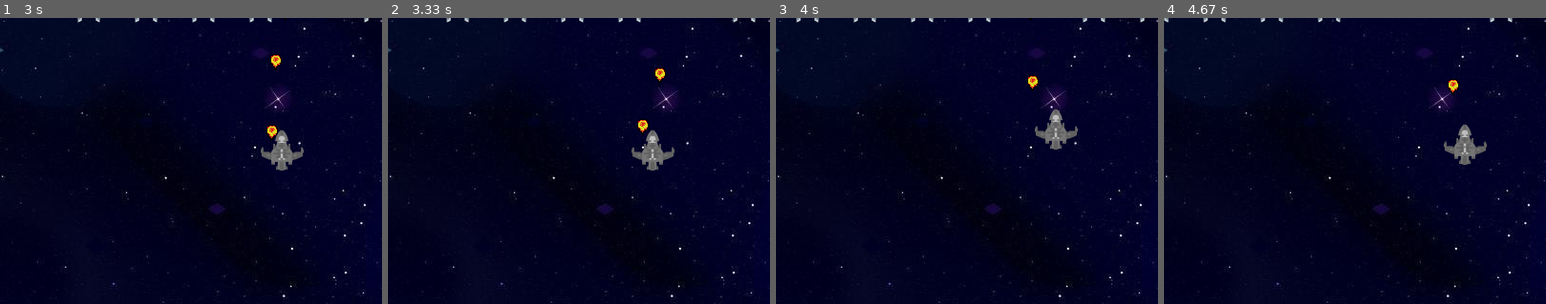
Above: before the commit, frames 1-4 (left to right).
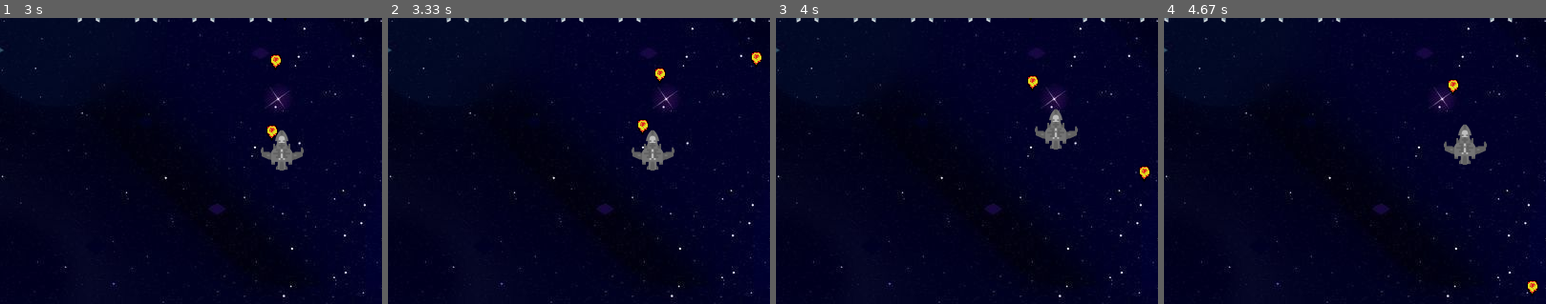
Above: after the commit, the same moments.

Repository: freddyB19/space-invaders-pygame
Game: pygame game, started from main.py
The game is run twice, just before and just after one commit, with the same random seed, the same clock (stepped at 60 frames per second) and the same inputs.
Inputs:
- Up to frame 1 (3 s): tap Space at 0.33, 0.73, 1.03, 1.23, 1.57, 1.87, 2.07, 2.37, 2.63, 2.97 s; hold Right 0.67-1.13 s; hold Up 1.17-1.47 s; hold Right 1.5-1.97 s; hold Left 2-2.53 s; hold Down 2.57-2.87 s; hold Left from 2.9 s (still down)
- Up to frame 2 (3.33 s): tap Space at 3.27 s; release Left at 3.3 s
- Up to frame 3 (4 s): hold Up 3.33-3.7 s; tap Space at 3.4, 3.8 s; hold Right from 3.73 s (still down)
- Up to frame 4 (4.67 s): tap Space at 4.1, 4.47 s; release Right at 4.37 s; hold Down from 4.4 s (still down)
The pictures show only the part of the screen within x 18-68%, y 47-97%; the shares and areas given below are measured in that part.

Frame 1 is identical in both runs. In frame 2, 0.1% of the frame differs, in the area x 95-98%, y 11-18%; in frame 3, 0.1%; in frame 4, 0.1%.

Commit message:
feat(core): implementando nuevo sistema de disparos del enemigo
Este nuevo sistema solo contempla a las naves alienígenas, ya que más
adelante se tiene planeado incorporar jefes por cada nivel

Diff:
--- a/src/characters/bullet/bullet.py
+++ b/src/characters/bullet/bullet.py
@@ -2,8 +2,11 @@
 
 import pygame
 
-Position = Iterator[int | float]
-Image = pygame.surface.Surface
+from src.characters.interfaces import (
+	Image,
+	Position,
+	IBullectAction
+)
 
 
 class Bullet:
@@ -16,31 +19,26 @@
 
 		self.rect_position = pygame.Rect(position, self.size)
 
-	def change_status(self):
+	def change_status(self) -> None:
 		self.status = not self.status
-
-	def set_position_y(self, value: int | float) -> None:
-		self.rect_position.y = value
 
 	def set_position(self, position: Position) -> None:
 		self.rect_position.x = position[0]
 		self.rect_position.y = position[1]
 
-	def get_position(self) -> tuple[int]:
+	def get_position(self) -> Position:
 		return (self.rect_position.x, self.rect_position.y)
 
-	def valid_position_limit(self):
-		TOP_SCREEN = 0
-		return self.rect_position.y > TOP_SCREEN
-
-	def move(self) -> bool:
-		if not self.valid_position_limit():
+	def move(self, bullect_action: IBullectAction) -> bool:
+		if not bullect_action.valid_position_limit(position = self.rect_position):
 			return False
 
-		self.set_position_y(value = self.rect_position.y - self.speed)
+		self.rect_position = bullect_action.set_position(
+			position = self.rect_position,
+			speed = self.speed
+		)
 		return True
 
-
-	def draw(self, screen: Image):
+	def draw(self, screen: Image) -> None:
 		if self.status:
 			screen.blit(self.image, self.get_position())
--- a/src/characters/enemy/enemy.py
+++ b/src/characters/enemy/enemy.py
@@ -1,4 +1,4 @@
-from typing import Iterator, Literal
+from typing import Iterator
 from dataclasses import dataclass
 
 import pygame
@@ -10,18 +10,30 @@
 	move_character_x,
 	move_character_y
 )
+from src.characters.interfaces import (
+	IEvent,
+	IAlien,
+	IBullet,
+	ICharacter,
+	IBullectAction,
+	Rect,
+	Size,
+	Image,
+	Speed,
+	Position,
+)
 
-Position = Iterator[int | float]
-SIZE = Iterator[int | float]
-Image = pygame.surface.Surface
 
 @dataclass
 class AlienLimits:
 	right: int
 	left: int
 
+
+
+
 class MoveAlien:
-	def __init__(self, position: Position, size_alien: SIZE, screen_size: SIZE) -> None:
+	def __init__(self, position: Position, size_alien: Size, screen_size: Size) -> None:
 
 		self._position = pygame.Rect(position, size_alien)
 		self._width = size_alien[0]
@@ -71,13 +83,14 @@
 
 
 class Alien:
-	def __init__(self, position: Position, img: Image, screen_size: SIZE) -> None:
+	def __init__(self, position: Position, img: Image, screen_size: Size) -> None:
 		self.image = img
 		self.mask = pygame.mask.from_surface(self.image)
 		self.height =  self.image.get_height()
 		self.width = self.image.get_width()
 		self.size = self.image.get_size()
 		self.alive = True
+		self.bullets = []
 
 		self.position = MoveAlien(
 			position = position,
@@ -85,13 +98,13 @@
 			screen_size = screen_size
 		)
 
-	def is_alive(self):
+	def is_alive(self) -> None:
 		return self.alive
 
-	def dead(self):
+	def dead(self) -> None:
 		self.alive = False
 
-	def collision(self, character, event) -> bool:
+	def collision(self, character: ICharacter, event: IEvent) -> bool:
 		position = self.position.get_position()
 
 		collision = (position[0] - character.position[0], position[1] - character.position[1])
@@ -103,20 +116,20 @@
 
 		return False
 
-	def move_x(self):
+	def move_x(self) -> None:
 		self.position.changing_position_x()
 
-	def move_y(self):
+	def move_y(self) -> None:
 		self.position.change_direction()
 		self.position.changing_position_y()
 
-	def draw(self, screen):
+	def draw(self, screen: Image):
 		screen.blit(self.image, self.position.get_position())
 
 	def __repr__(self):
-		return f"Alien(alive = {self.is_alive()}, position = {self.position.get_position()})"
+		return f"Alien(alive = {self.is_alive()}, position = {self.position.get_position()}, bullets = {len(self.bullets)})"
 
-def create_aliens(image: Image, screen_size: Iterator[int]) -> list[Alien]:
+def create_aliens(image: Image, screen_size: Size) -> list[IAlien]:
 	aliens:list[Alien] = []
 	total_rows = 5
 	total_columns = 10
@@ -140,7 +153,8 @@
 
 	return aliens
 
-def draw_aliens(aliens: list[Alien], image: Image, screen) -> None:
+
+def draw_aliens(aliens: list[IAlien], image: Image, screen: Image) -> None:
 	valid_alien = []
 	for alien in aliens:
 		if alien.is_alive():
--- /dev/null
+++ b/src/characters/enemy/managers/__init__.py
@@ -0,0 +1 @@
+from .shooting_system import *
--- /dev/null
+++ b/src/characters/enemy/managers/shooting_system.py
@@ -0,0 +1,144 @@
+import math, random
+from typing import Iterator
+from dataclasses import dataclass
+
+import pygame
+
+from src.core.pools.bullet_pool import BulletPool
+
+from src.characters.enemy.enemy import create_aliens
+from src.characters.interfaces import (
+	Size,
+	Image,
+	Rect,
+	Speed,
+	Position,
+	IAlien,
+	IBullet,
+
+	IBullectAction
+)
+
+
+Time = float | int
+
+"""
+	Esta solución para elegir las naves enemigas que disparán,
+	representa una solución momentanea, ya que aun así suelo encontrar
+	ciertos fallos al elegir que nave debe hacer el disparo.
+	Más adelante será cambiado por una solución de la cual me encuentro
+	trabajando.
+"""
+def distance_between(position_1: Iterator[Position], position_2: Iterator[Position]) -> Position:
+	return math.sqrt(
+		((position_1[0] - position_2[0]) ** 2) +
+		((position_1[1] - position_2[1]) ** 2)
+	)
+
+
+def enemy_shoot(aliens: list[IAlien], position_ship: Iterator[Position]) -> Iterator[Position]:
+
+	p1 = 0
+	p2 = len(aliens) - 1
+
+	min_distance = 1_000_000_000
+	positions_shoot = []
+
+
+	for _ in aliens:
+		alien_1 = aliens[p1]
+		alien_2 = aliens[p2]
+
+		distance_alien_1 = distance_between(alien_1.position.get_position(), position_ship)
+		distance_alien_2 = distance_between(alien_2.position.get_position(), position_ship)
+
+		distance = min(distance_alien_1, distance_alien_2)
+
+		if distance <= min_distance:
+			positions_shoot.append(
+				alien_1.position.get_position()
+				if  distance_alien_1 == distance
+				else alien_2.position.get_position()
+			)
+			min_distance = distance
+
+		p1 += 1
+		p2 -= 1
+
+	return random.choice(positions_shoot[-3:]) if positions_shoot else ()
+
+
+class EnemySimpleBullet(IBullectAction):
+	def __init__(self, limit_x: int = None, limit_y: int = None) -> None:
+		self.limit_x = limit_x
+		self.limit_y = limit_y
+
+	def valid_position_limit(self, position: Rect) -> bool:
+		return position.y < self.limit_y
+
+	def set_position(self, position: Rect, speed: Speed) -> Rect:
+		new_position = position.copy()
+		new_position.y += speed
+		return new_position
+
+
+class ShootFrequencyTime:
+	def __init__(self, last_shoot_time: Time = 0, shoot_freq: Time = 200) -> None:
+		self._last_shoot_time = last_shoot_time
+		self._shoot_freq = shoot_freq
+
+	def _set_last_shoot_time(self, time: Time) -> None:
+		self._last_shoot_time = time
+
+	def can_shoot(self, time: Time) -> bool:
+		if time > self._last_shoot_time + self._shoot_freq:
+			self._set_last_shoot_time(time = time)
+			return True
+		return False
+
+
+WITHOUT_BULLETS = 0
+
+class AlienShootingSystem:
+	def __init__(self, level: int, bullet_img: Image) -> None:
+		self.bullet_pool = BulletPool(size  = 200, bullet_img = bullet_img)
+		self.simple_alien = ShootFrequencyTime(shoot_freq = 3000)
+		self.alien_bullets = []
+
+	def _can_alien_shoot(self, time: Time) -> bool:
+		return self.simple_alien.can_shoot(time)
+
+	def _load_bullet(self, position: Position) -> None:
+		bullet = self.bullet_pool.get()
+		bullet.set_position(position = position)
+		self.alien_bullets.append(bullet)
+
+	def _set_bullets(self, bullets: list[IBullet]) -> None:
+		self.alien_bullets = bullets
+
+	def has_bullets(self) -> bool:
+		return len(self.alien_bullets) > WITHOUT_BULLETS
+
+	def get_bullets(self) -> list[IBullet]:
+		return self.alien_bullets.copy()
+
+	def clean_weapon(self, index_bullets: list[IBullet]) -> None:
+		if not index_bullets:
+			return
+
+		new_bullets = [bullet for index, bullet in enumerate(self.alien_bullets) if index not in index_bullets]
+
+		self._set_bullets(new_bullets.copy())
+
+	def alien_shoot(self, aliens: list[IAlien], ship_position: Position) -> Position:
+		time = pygame.time.get_ticks()
+
+		if self._can_alien_shoot(time = time) and aliens:
+			alien_position = enemy_shoot(aliens, ship_position)
+			self._load_bullet(position = alien_position)
+
+
+__all__ = [
+	"AlienShootingSystem",
+	"EnemySimpleBullet"
+]
--- /dev/null
+++ b/src/characters/interfaces/__init__.py
@@ -0,0 +1 @@
+from .interfaces import *
--- /dev/null
+++ b/src/characters/interfaces/interfaces.py
@@ -0,0 +1,115 @@
+from typing import Protocol, Iterator, Any
+
+import pygame
+
+Rect = pygame.Rect
+Speed = int | float
+Image = pygame.surface.Surface
+Mask = pygame.mask.Mask
+Position = Iterator[int | float]
+Size = Iterator[int | float]
+
+class ICharacter(Protocol):
+	mask: Mask
+	position: Position
+
+class IEvent(Protocol):
+	event_type: str
+	data: dict[str, Any]
+
+error_message = 'Debe implementar el método:'
+
+
+class IBullectAction(Protocol):
+	ERROR = f'[IBullectAction], {error_message}'
+
+	def valid_position_limit(position: Rect) -> bool:
+		raise NotImplementedError(f'{ERROR} "valid_position_limit"')
+
+	def set_position(position: Rect, speed: Speed) -> Rect:
+		raise NotImplementedError(f'{ERROR} "set_position"')
+
+
+class IBullet:
+	ERROR = f'[Bullet], {error_message}'
+
+	def change_status(self):
+		raise NotImplementedError(f'{ERROR} "valid_position_limit"')
+
+	def set_position_y(self, value: Position) -> None:
+		raise NotImplementedError(f'{ERROR} "valid_position_limit"')
+
+	def set_position(self, position: Iterator[Position]) -> None:
+		raise NotImplementedError(f'{ERROR} "set_position"')
+
+	def get_position(self) -> Iterator[Position]:
+		raise NotImplementedError(f'{ERROR} "get_position"')
+
+	def move(self, bullect_action: IBullectAction) -> bool:
+		raise NotImplementedError(f'{ERROR} "move"')
+
+	def draw(self, screen: Image) -> None:
+		raise NotImplementedError(f'{ERROR} "draw"')
+
+
+class IAlien:
+	ERROR = f'[Alien], {error_message}'
+
+	def is_alive(self) -> bool:
+		raise NotImplementedError(f'{ERROR} "is_alive"')
+
+	def dead(self) -> None:
+		raise NotImplementedError(f'{ERROR} "dead"')
+
+	def collision(self, character: ICharacter, event: IEvent) -> bool:
+		raise NotImplementedError(f'{ERROR} "collision"')
+
+	def move_x(self) -> None:
+		raise NotImplementedError(f'{ERROR} "move_x"')
+
+	def move_y(self) -> None:
+		raise NotImplementedError(f'{ERROR} "move_y"')
+
+	def shoot(self, bullet: IBullet) -> None:
+		raise NotImplementedError(f'{ERROR} "shoot"')
+
+	def draw(self, screen: Image) -> None:
+		raise NotImplementedError(f'{ERROR} "draw"')
+
+
+class IShip:
+	ERROR = f'[Ship], {error_message}'
+
+	def total_lives(self) -> int:
+		raise NotImplementedError(f'{ERROR} "draw"')
+
+
+	def move(self, direction: str) -> None:
+		raise NotImplementedError(f'{ERROR} "move"')
+
+
+	def collision(self, character: ICharacter, event: IEvent) -> bool:
+		raise NotImplementedError(f'{ERROR} "move"')
+
+
+	def shoot(self, time_shoot: float, bullet: IBullet) -> None:
+		raise NotImplementedError(f'{ERROR} "shoot"')
+
+	def draw(self, screen: Image) -> None:
+		raise NotImplementedError(f'{ERROR} "shoot"')
+
+
+__all__ = [
+	"IBullet",
+	"IShip",
+	"IAlien",
+	"IEvent",
+	"ICharacter",
+	"IBullectAction",
+	"Rect",
+	"Speed",
+	"Image",
+	"Mask",
+	"Position",
+	"Size"
+]
--- a/src/characters/ship/ship.py
+++ b/src/characters/ship/ship.py
@@ -9,12 +9,34 @@
 	move_character_x,
 	move_character_y
 )
-from src.characters.bullet.bullet import Bullet
+from src.characters.interfaces import (
+	IEvent,
+	IBullet,
+	ICharacter,
+	IBullectAction,
+	Rect,
+	Size,
+	Image,
+	Position
+)
 
-Position = Iterator[int | float]
-SIZE = Iterator[int | float]
-Image = pygame.surface.Surface
 
+Width = int | float
+Height = int | float
+
+
+class ShipSimpleBullet(IBullectAction):
+	def __init__(self, limit_x: int = None, limit_y: int = None) -> None:
+		self.limit_x = limit_x
+		self.limit_y = limit_y
+
+	def valid_position_limit(self, position: Rect) -> bool:
+		return position.y > self.limit_y
+
+	def set_position(self, position: Rect, speed: int) -> Rect:
+		new_position = position.copy()
+		new_position.y -= speed
+		return new_position
 
 @dataclass
 class ShotFrequencyTime:
@@ -33,26 +55,27 @@
 
 class MoveShip:
 
-	def __init__(self, position: Position, size_ship: SIZE, screen_size: SIZE) -> None:
+	def __init__(self, position: Position, size_ship: Size, screen_size: Size) -> None:
 		self.speed = 0.9
 		self.rect_position = pygame.Rect(position, size_ship)
 		self.start_position = position
 		self.screen_size = screen_size
 
-	def reset_position(self):
+	def reset_position(self) -> None:
 		self.set_new_position_x(self.start_position[0])
 		self.set_new_position_y(self.start_position[1])
 
-	def get_position(self):
+	def get_position(self) -> None:
 		return self.rect_position.x, self.rect_position.y
 
-	def set_new_position_x(self, value: int | float) -> None:
+	def set_new_position_x(self, value: Position) -> None:
 		self.rect_position.x = value
 
-	def set_new_position_y(self, value: int | float) -> None:
+	def set_new_position_y(self, value: Position) -> None:
 		self.rect_position.y = value
 
-	def move_left(self, width_ship: int | float) -> None:
+
+	def move_left(self, width_ship: Width) -> None:
 		self.set_new_position_x(
 			value = move_character_x(
 				position_x = self.rect_position.x - self.speed,
@@ -61,7 +84,7 @@
 			)
 		)
 
-	def move_right(self, width_ship: int | float) -> None:
+	def move_right(self, width_ship: Width) -> None:
 		self.set_new_position_x(
 			value = move_character_x(
 				position_x = self.rect_position.x + self.speed,
@@ -70,7 +93,7 @@
 			)
 		)
 
-	def move_top(self, height_ship: int | float) -> None:
+	def move_top(self, height_ship: Height) -> None:
 
 		self.set_new_position_y(
 			value = move_character_y(
@@ -80,7 +103,7 @@
 			)
 		)
 
-	def move_bottom(self, height_ship: int | float) -> None:
+	def move_bottom(self, height_ship: Height) -> None:
 		self.set_new_position_y(
 			value = move_character_y(
 				position_y = self.rect_position.y + self.speed,
@@ -123,7 +146,7 @@
 
 
 class Ship:
-	def __init__(self, position: Position, img: Image, screen_size: SIZE) -> None:
+	def __init__(self, position: Position, img: Image, screen_size: Size) -> None:
 
 		self.image = img
 		self.mask = pygame.mask.from_surface(self.image)
@@ -148,7 +171,7 @@
 		elif MoveCharacter.RIGHT == direction:
 			self.move_ship.move_right(width_ship = self.width)
 
-	def collision(self, character, event) -> bool:
+	def collision(self, character: ICharacter, event: IEvent) -> bool:
 		position = self.move_ship.get_position()
 
 		collision = (position[0] - character.position[0], position[1] - character.position[1])
@@ -163,7 +186,7 @@
 		return False
 
 
-	def shoot(self, time_shoot: float, bullet: Bullet) -> None:
+	def shoot(self, time_shoot: float, bullet: IBullet) -> None:
 
 		if self.shoot_freq.can_shoot(time = time_shoot):
 			bullet.set_position(position = self.move_ship.get_position())
--- a/src/core/game.py
+++ b/src/core/game.py
@@ -5,9 +5,14 @@
 
 from src import BACKGROUND_DIR, ASSETS_DIR
 
-from src.characters.ship.ship import Ship
-from src.characters.enemy.enemy import Alien, draw_aliens, create_aliens
 from src.characters.characters import MoveCharacter
+from src.characters.ship.ship import Ship, ShipSimpleBullet
+from src.characters.enemy.managers import AlienShootingSystem, EnemySimpleBullet
+from src.characters.enemy.enemy import (
+	Alien,
+	draw_aliens,
+	create_aliens,
+)
 
 from src.core.events.event import post_event
 
@@ -81,8 +86,12 @@
 		)
 
 		self.aliens = create_aliens(image = self.alien_surface, screen_size = self.screen_size)
-
-		self.bullet_pool = BulletPool(size = 10, bullet_img = self.bullet_surface)
+		self.enemy_shoot_system = AlienShootingSystem(
+			level = 1,
+			bullet_img =  self.bullet_surface
+		)
+
+		self.bullet_pool = BulletPool(size = 200, bullet_img = self.bullet_surface)
 		self.score = ManagerScore()
 		setup_event_explosion_collision()
 		setup_event_game_over()
@@ -141,13 +150,29 @@
 
 			# Puede mejorar
 			for index, bullet in enumerate(self.ship.bullets):
-				moved = bullet.move()
+				moved = bullet.move(ShipSimpleBullet(limit_y = 0))
 
 				if moved:
 					bullet.draw(screen = self.screen)
 				else:
 					bullet = self.ship.bullets.pop(index)
 					self.bullet_pool.release(resorce = bullet)
+
+		if self.enemy_shoot_system.has_bullets():
+			alien_bullets = []
+
+			for index, bullet in enumerate(self.enemy_shoot_system.get_bullets()):
+				moved = bullet.move(EnemySimpleBullet(
+					limit_y = self.screen.get_height()
+				))
+
+				if moved:
+					bullet.draw(screen = self.screen)
+				else:
+					alien_bullets.append(index)
+					self.bullet_pool.release(resorce = bullet)
+
+			self.enemy_shoot_system.clean_weapon(index_bullets = alien_bullets)
 
 	def alien_events(self, aliens: list[Alien]) -> None:
 		edge_touched = False
@@ -215,8 +240,6 @@
 			self.update_screen()
 			pygame.time.wait(300)
 
-
-
 	def keys_player(self) -> None:
 		keys = pygame.key.get_pressed()
 
@@ -241,6 +264,7 @@
 
 	def events(self) -> None:
 		keys = pygame.key.get_pressed()
+		time = pygame.time.get_ticks()
 
 		for event in pygame.event.get():
 			if event.type == pygame.QUIT or keys[pygame.K_ESCAPE]:
@@ -251,6 +275,11 @@
 				self.player_shoot_key()
 
 		self.keys_player()
+
+		self.enemy_shoot_system.alien_shoot(
+			aliens = self.aliens.copy(),
+			ship_position = self.ship.move_ship.get_position()
+		)
 
 	def draw_score(self) -> None:
 		label = pygame.font.Font(None, 30)
